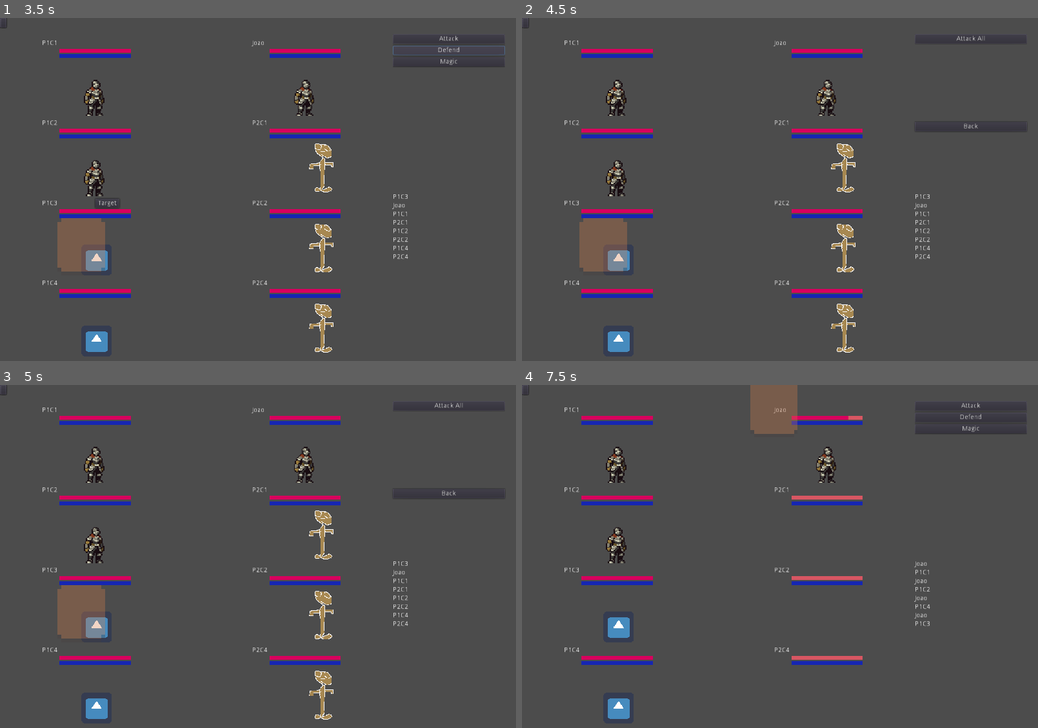
Above: before the commit, frames 1-4 (two rows, left to right).
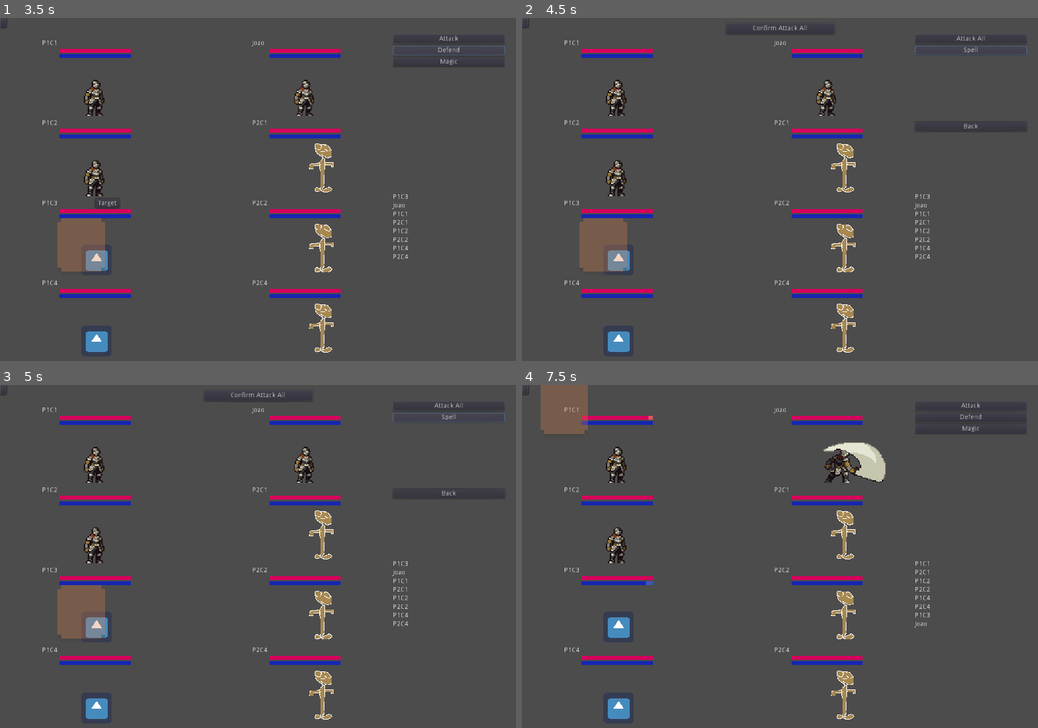
Above: after the commit, the same moments.

Repository: SiTOTG/Magic-Wars
Game: Godot game, scene res://Main.tscn
Two runs of this game, one before a commit and one after it. Both use one fixed random seed, a clock stepped at 60 frames per second and the inputs below. The engine's default icon, where the game draws it, is replaced by a stand-in: a white triangle on a blue panel in a dark square.
Inputs (mouse positions are in pixels of both pictures, inside the frame that each line leads up to):
- Up to frame 1 (3.5 s): click (5, 21) at 0.52 s; click (5, 21) at 1.27 s; click "Attack" at 2 s; click "Defend" at 2.75 s
- Up to frame 2 (4.5 s): click "Magic" at 3.5 s; click (970, 48) at 4.25 s, where only the run after the commit has a clickable "Spell"
- Up to frame 3 (5 s): no input
- Up to frame 4 (7.5 s): click (780, 395) at 5 s, where only the run after the commit has a clickable "Confirm Attack All"; click (970, 405) at 5.75 s, where only the run before the commit has a clickable "Attack All"; click (780, 395) at 6.5 s, where only the run before the commit has a clickable "Confirm Attack All"; click (630, 409) at 7.25 s, where only the run after the commit has a clickable "Target"

Frame 1 is identical in both runs. In frame 2, 0.1% of the frame differs, in the area x 44-98%, y 2-11%; in frame 3, 0.1%; in frame 4, 5.1%, in the area x 3-80%, y 0-98%.

Commit message:
Add Mana Consumption

Diff:
--- a/Actions/Action.gd
+++ b/Actions/Action.gd
@@ -58,3 +58,6 @@
 # warning-ignore:unused_argument
 func do_apply_action(targets: Array):
 	printerr("Action not implemented...")
+
+func is_available() -> bool:
+	return true
--- /dev/null
+++ b/Actions/Spells/DummySpell.tres
@@ -0,0 +1,22 @@
+[gd_resource type="Resource" load_steps=6 format=2]
+
+[ext_resource path="res://Actions/Spells/SpellAction.gd" type="Script" id=1]
+[ext_resource path="res://Actions/Selectors/AllTargetSelector.gd" type="Script" id=2]
+[ext_resource path="res://Actions/Selectors/Targets/Enemy.gd" type="Script" id=3]
+
+[sub_resource type="Resource" id=1]
+script = ExtResource( 3 )
+
+[sub_resource type="Resource" id=2]
+script = ExtResource( 2 )
+exclude = [  ]
+include = [ SubResource( 1 ) ]
+should_confirm = true
+
+[resource]
+script = ExtResource( 1 )
+selector = SubResource( 2 )
+active = false
+action_name = "Spell"
+spell_animation = "Spell"
+manacost = 10
--- /dev/null
+++ b/Actions/Spells/SpellAction.gd
@@ -0,0 +1,16 @@
+class_name SpellAction
+extends Action
+
+export var spell_animation: String = "Spell"
+export (int) var manacost: int = 10
+
+func is_available():
+	var origin = turn_order.current_turn as CharacterNode
+	return origin.check_mp(manacost)
+
+func do_apply_action(targets):
+	var origin = turn_order.current_turn as CharacterNode
+	origin.mp -= manacost
+	#origin.play_animation(spell_animation)
+	#for character in targets:
+	#	origin.spell(character)
--- a/Character/CharacterNode.gd
+++ b/Character/CharacterNode.gd
@@ -53,3 +53,9 @@
 func set_special(value):
 	special_path = value
 	special = get_node_or_null(value)
+
+func check_mp(value):
+	return value <= mp
+
+func cast_spell():
+	pass
--- a/Character/Special/Magic/MagicNode.gd
+++ b/Character/Special/Magic/MagicNode.gd
@@ -5,6 +5,7 @@
 func _ready():
 	action.action_name = "Magic"
 	action.add_option(load("res://Actions/DummyAttackAll.tres").duplicate(true))
+	action.add_option(load("res://Actions/Spells/DummySpell.tres").duplicate(true))
 
 func get_action():
 	return action
--- a/Character/Special/SpecialNode.gd
+++ b/Character/Special/SpecialNode.gd
@@ -7,9 +7,6 @@
 	printerr("Ui not defined")
 	return null
 
-func is_available() -> bool:
-	return true
-
 func get_action():
 	printerr("No action defined")
 	return null
--- /dev/null
+++ b/World/Effects/EffectPlayer.gd
@@ -0,0 +1 @@
+extends Node
--- a/project.godot
+++ b/project.godot
@@ -84,6 +84,11 @@
 "language": "GDScript",
 "path": "res://Character/Special/SpecialNode.gd"
 }, {
+"base": "Action",
+"class": "SpellAction",
+"language": "GDScript",
+"path": "res://Actions/Spells/SpellAction.gd"
+}, {
 "base": "Resource",
 "class": "Target",
 "language": "GDScript",
@@ -110,6 +115,7 @@
 "Self": "",
 "SingleTargetSelector": "",
 "SpecialNode": "",
+"SpellAction": "",
 "Target": "",
 "TurnOrder": ""
 }
